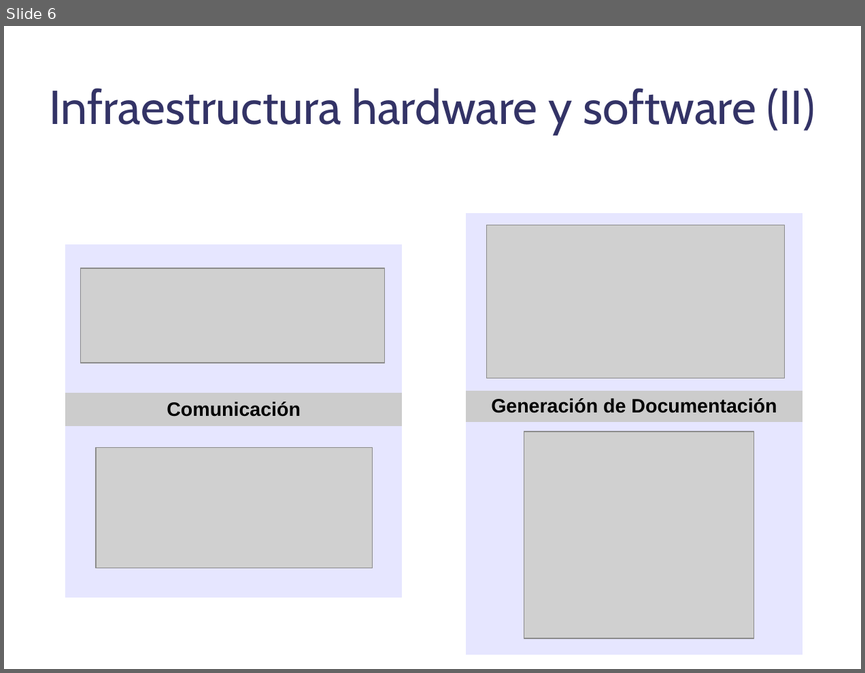
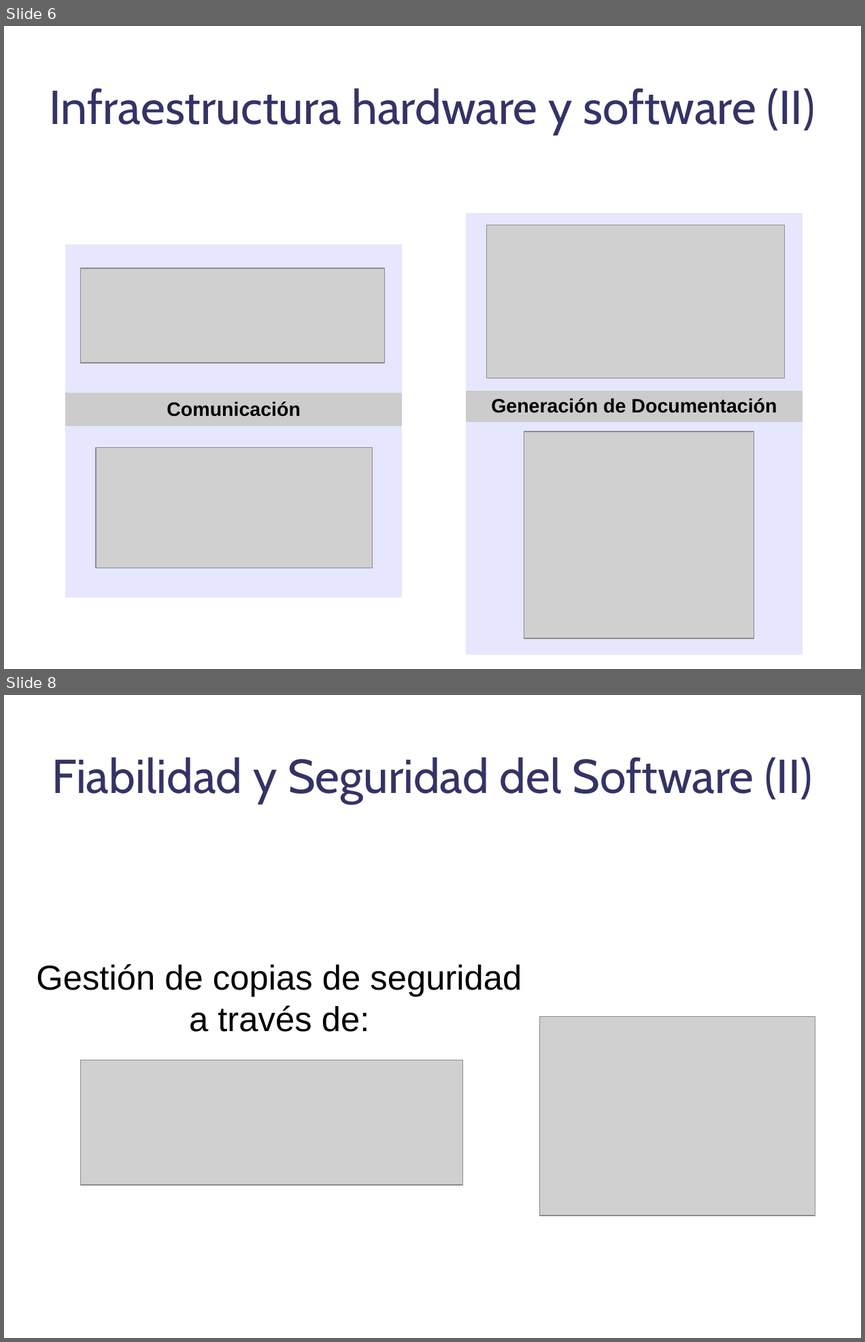
Before and after one commit to danoco78/touchteam, a slide deck: 3_iteracion/Planificacion/Presentacion Final.odp. Shown one above the other, each under a label of ours: slide 6 before the commit, slides 6 and 8 after it; the slides between them are not shown. The pictures are 865x673 and 865x1342 pixels, drawn with LibreOffice and Linux fonts; fonts in the diff are those of the drawing; grey boxes stand for pictures; background and template pictures are left out. Boxes give left, top, right and bottom in pixels: in the first picture for what was removed or moved away, otherwise in the second. Text is boxed around its words. In the diff, an @@ line names an element or a change of style, - is before the commit and + after.

```diff
--- a/3_iteracion/Planificacion/Presentacion Final.odp
+++ b/3_iteracion/Planificacion/Presentacion Final.odp
@@ slide 8 added at (4,695,861,1338), background picture (left out) @@
@@ title added at (52,757,812,804), 44 pt, text #333366 @@
+Fiabilidad y Seguridad del Software (II)
@@ text added at (36,964,521,1032), 32 pt, text #000000 @@
+Gestión de copias de seguridad a través de:
@@ picture added at (540,1016,815,1215) @@
@@ picture added at (80,1059,463,1185) @@
```
Also in this commit, not shown: 1 other slide added.
